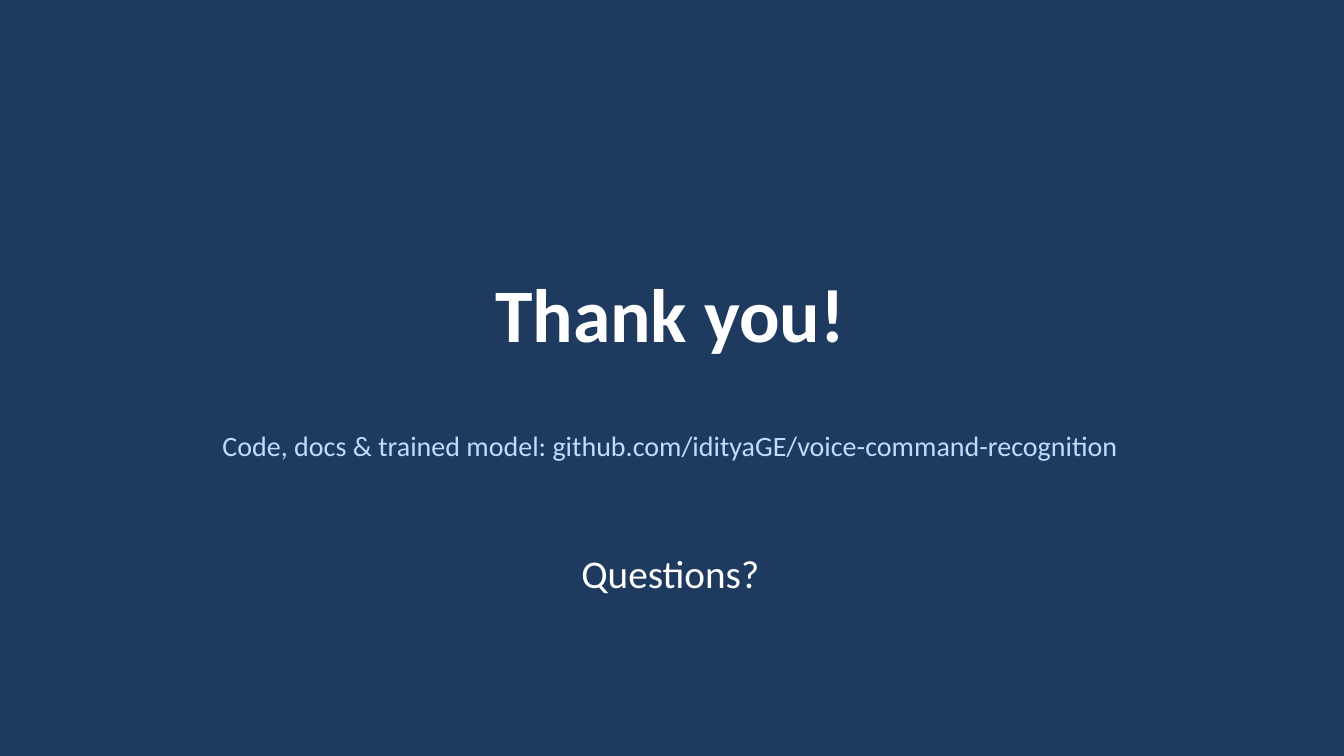
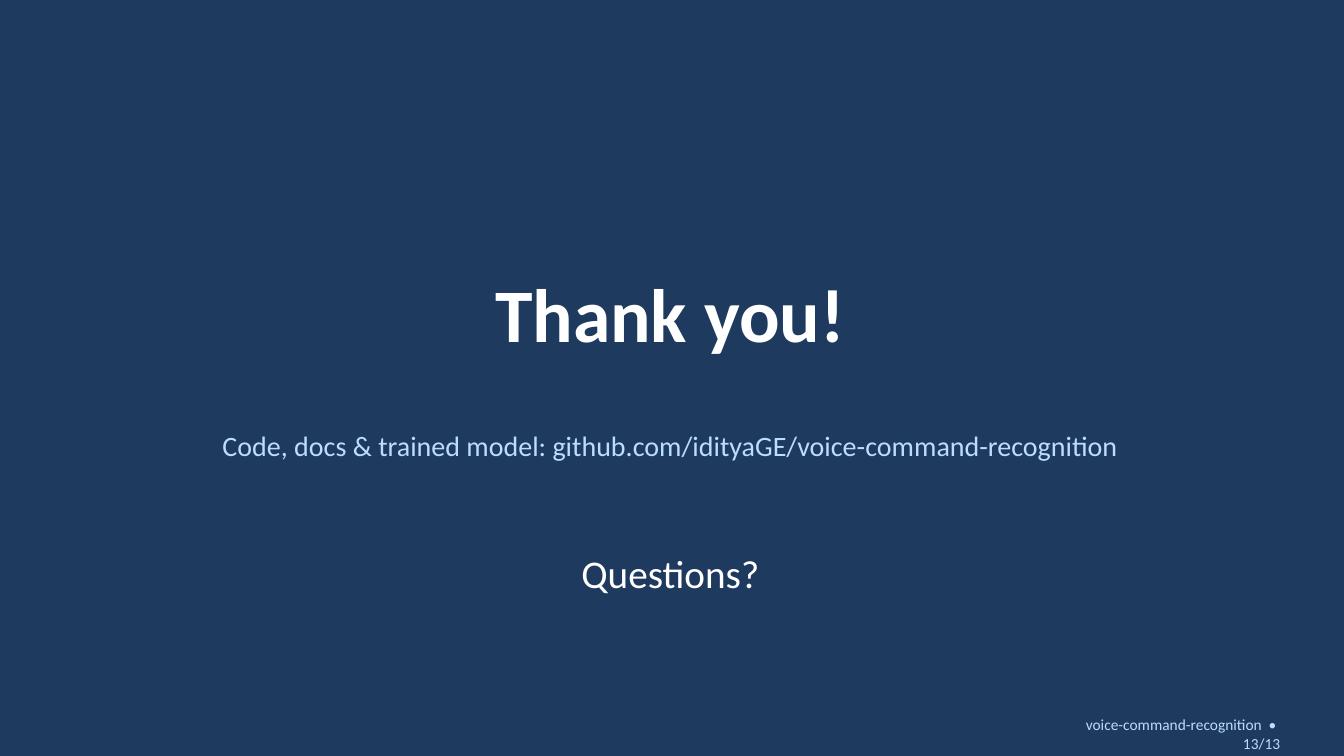
Before and after one commit to idityaGE/voice-command-recognition, a slide deck: slide 13 of presentation/voice_command_recognition.pptx. Drawn at 1344x756 pixels with LibreOffice and Linux fonts; fonts in the diff are those of the drawing. Boxes give left, top, right and bottom in pixels: in the first picture for what was removed or moved away, otherwise in the second. Text is boxed around its words. In the diff, an @@ line names an element or a change of style, - is before the commit and + after.

```diff
--- a/presentation/voice_command_recognition.pptx
+++ b/presentation/voice_command_recognition.pptx
@@ text added at (x1=1086, y1=719, x2=1280, y2=750), 11 pt, text #BBDDFF @@
+voice-command-recognition • 13/13
```
Also in this commit, not shown: 12 other slides changed, 6 other files.
